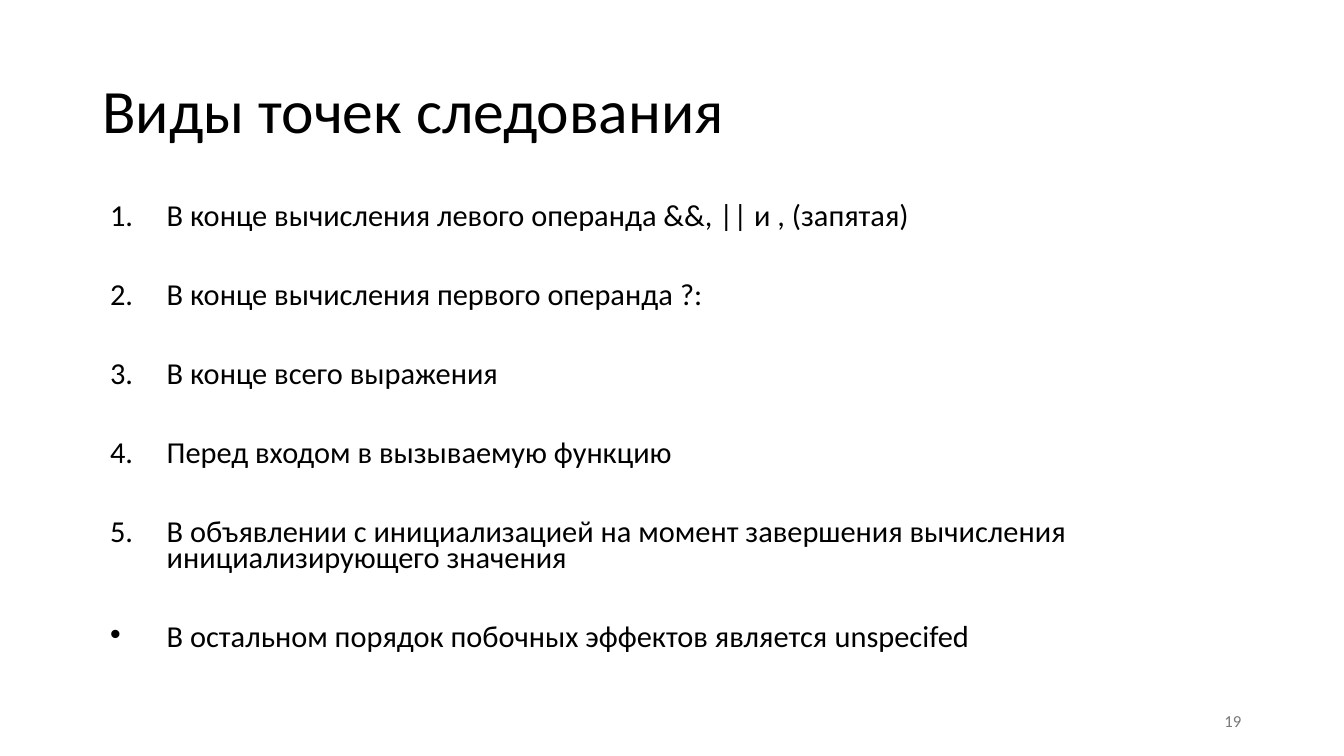
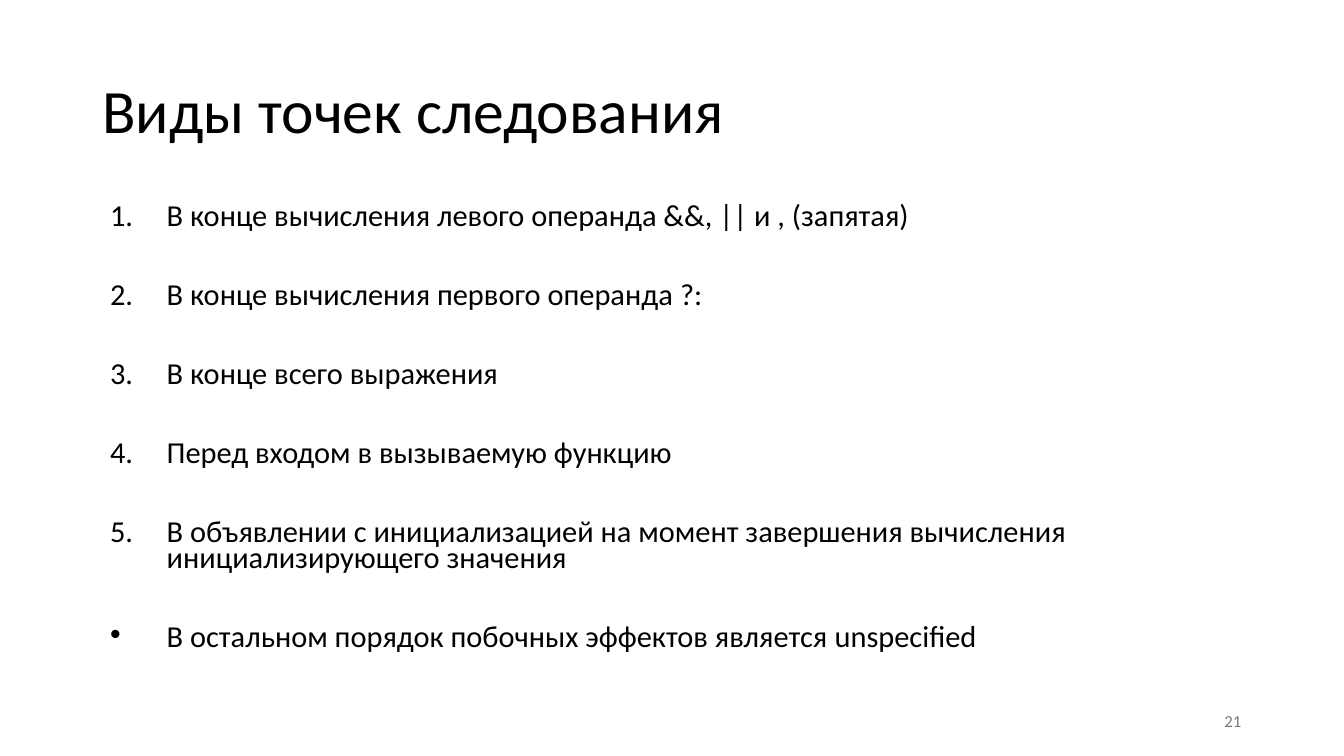
Before and after one commit to Evgueni-Petrov-aka-espetrov/Algorithms-and-Programming-in-C-pptx, a slide deck: slide 21 of 004 Побочные эффекты выражений в Си.pptx (slide 19 before the commit). Drawn at 1344x756 pixels with LibreOffice and Linux fonts; fonts in the diff are those of the drawing. Boxes give left, top, right and bottom in pixels: in the first picture for what was removed or moved away, otherwise in the second. Text is boxed around its words. In the diff, an @@ line names an element or a change of style, - is before the commit and + after.

```diff
--- a/004 Побочные эффекты выражений в Си.pptx
+++ b/004 Побочные эффекты выражений в Си.pptx
@@ text at bbox=[167, 626, 977, 652]: text changed @@
-• В остальном порядок побочных эффектов является unspecifed
+• В остальном порядок побочных эффектов является unspecified
@@ page number at bbox=[1224, 716, 1241, 727]: text changed @@
-19
+21
```
Also in this commit, not shown: 15 other slides changed.
